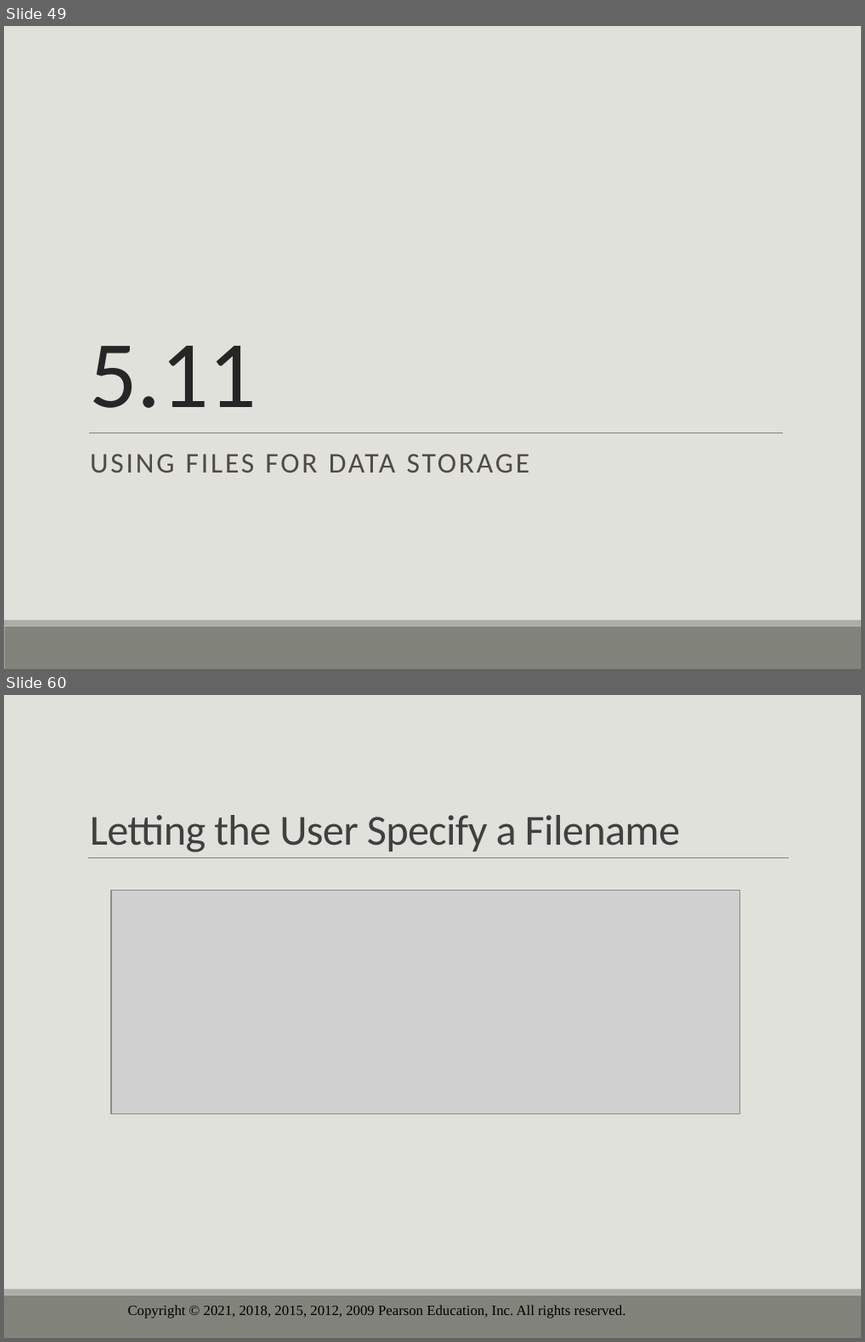
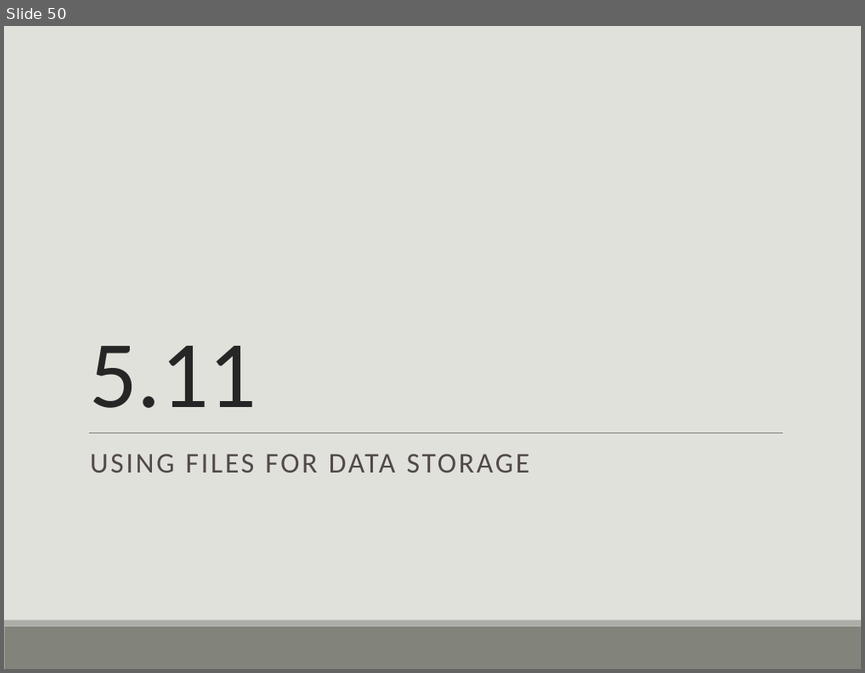
Before and after one commit to drolsonmi/eng1400, a slide deck: 1400_05_Loops and Files.pptx. Shown one above the other, each under a label of ours: slides 49 and 60 before the commit, slide 50 after it; the slides between them are not shown. The pictures are 865x1342 and 865x673 pixels, drawn with LibreOffice and Linux fonts; fonts in the diff are those of the drawing; grey boxes stand for pictures; background and template pictures are left out. Boxes give left, top, right and bottom in pixels: in the first picture for what was removed or moved away, otherwise in the second. Text is boxed around its words. In the diff, an @@ line names an element or a change of style, - is before the commit and + after.

```diff
--- a/1400_05_Loops and Files.pptx
+++ b/1400_05_Loops and Files.pptx
@@ slide 60 removed at bbox=[4, 695, 861, 1338], background #E1E1DB; not listed: 2 template elements that a slide beside it also shows @@
@@ title removed at bbox=[90, 815, 680, 852] @@
-Letting the User Specify a Filename
@@ line removed from (88, 858) to (788, 858) @@
@@ picture removed at bbox=[111, 891, 740, 1113] @@
@@ text removed at bbox=[128, 1304, 626, 1318] @@
-Copyright © 2021, 2018, 2015, 2012, 2009 Pearson Education, Inc. All rights reserved.
@@ what was slide 49 is now slide 50 @@
```
Also in this commit, not shown: 15 slides changed, 1 slide added, 4 other slides removed, 3 other files.
